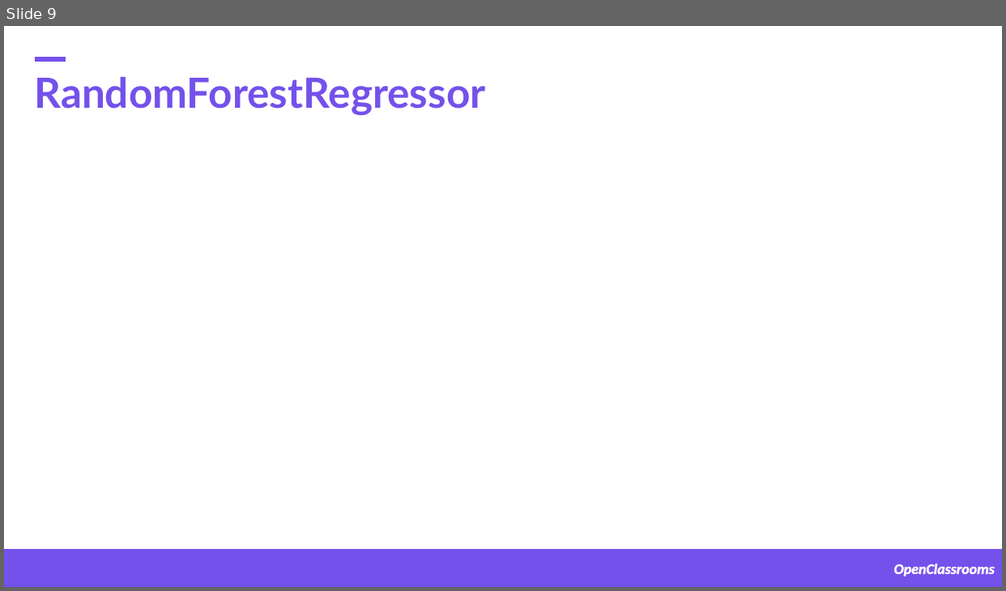
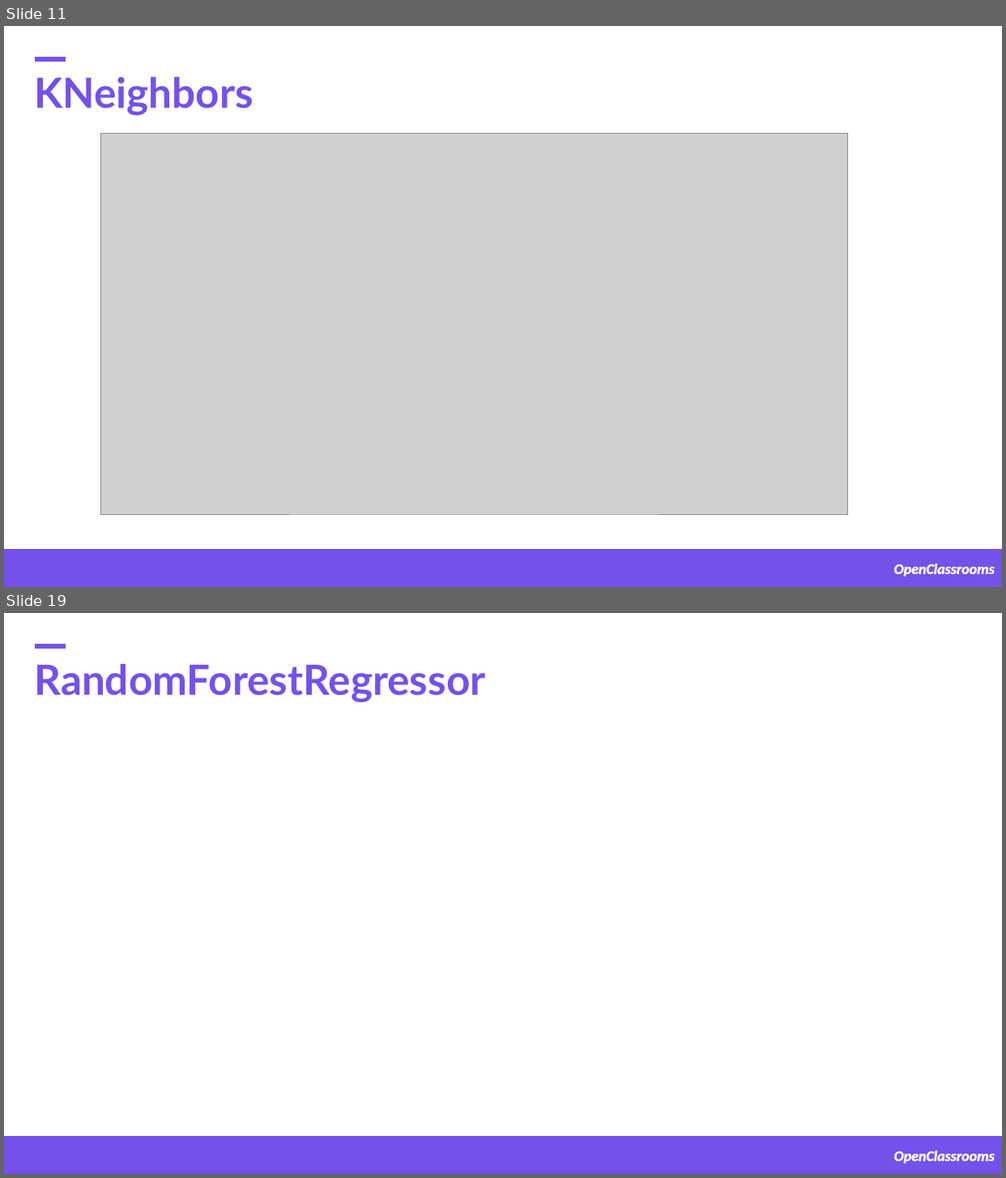
Before and after one commit to samirhinojosa/OC-P4-consumption-needs-of-buildings, a slide deck: supports/08192021.pptx. Shown one above the other, each under a label of ours: slide 9 before the commit, slides 11 and 19 after it; the slides between them are not shown. The pictures are 1006x591 and 1006x1178 pixels, drawn with LibreOffice and Linux fonts; fonts in the diff are those of the drawing; grey boxes stand for pictures; background and template pictures are left out. Boxes give left, top, right and bottom in pixels: in the first picture for what was removed or moved away, otherwise in the second. Text is boxed around its words. In the diff, an @@ line names an element or a change of style, - is before the commit and + after.

```diff
--- a/supports/08192021.pptx
+++ b/supports/08192021.pptx
@@ slide 11 added at bbox=[4, 26, 1002, 587], background picture (left out) @@
@@ rectangle added at bbox=[35, 57, 65, 61], fill #7451EB, outline #7451EB 1 pt @@
@@ text added at bbox=[35, 77, 253, 116], 40 pt, text #7451EB, bold @@
+KNeighbors
@@ picture added at bbox=[100, 133, 848, 515] @@
@@ rectangle added at bbox=[4, 550, 1002, 587], fill #7451EB, outline #7451EB 1 pt @@
@@ text added at bbox=[894, 564, 995, 577], 14 pt, text #FFFFFF, bold, italic @@
+OpenClassrooms
@@ what was slide 9 is now slide 19 @@
```
Also in this commit, not shown: 8 slides changed, 10 other slides added, 9 other files.
